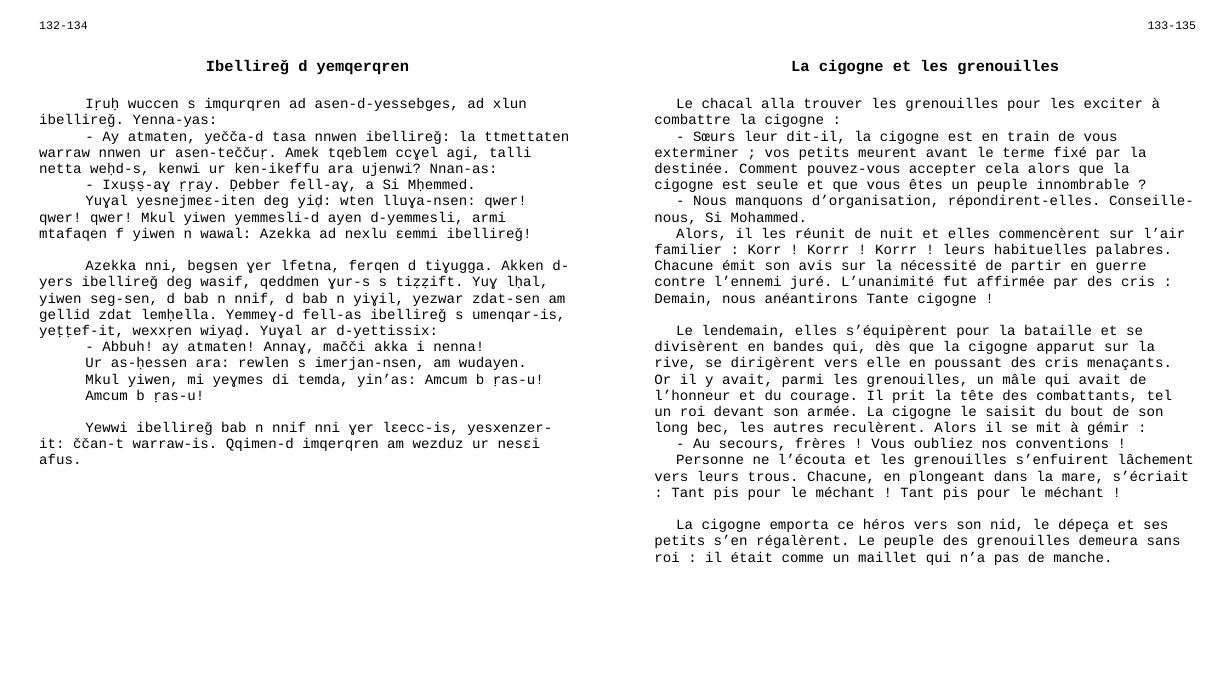
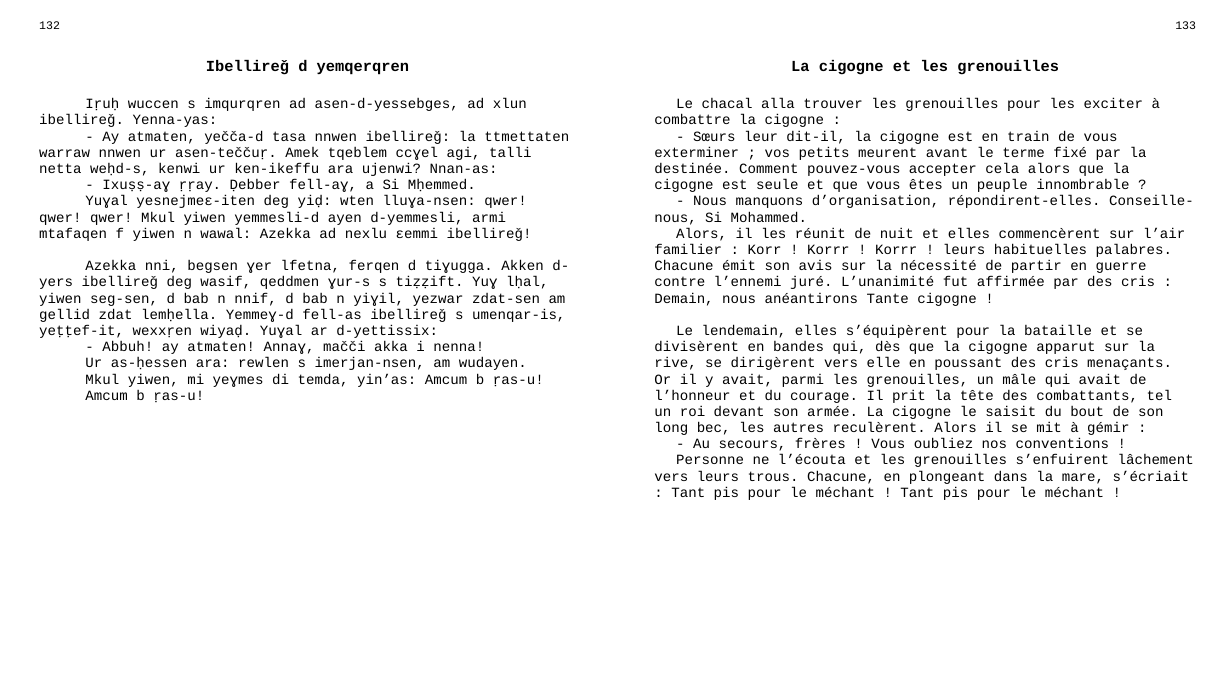
Before and after one commit to sferhah/tamacahut_n_wuccen, a slide deck: slide 60 of Uccen.ConsoleApp/uccen.pptx (slide 55 before the commit). Drawn at 1232x693 pixels with LibreOffice and Linux fonts; fonts in the diff are those of the drawing. Boxes give left, top, right and bottom in pixels: in the first picture for what was removed or moved away, otherwise in the second. Text is boxed around its words. In the diff, an @@ line names an element or a change of style, - is before the commit and + after.

```diff
--- a/Uccen.ConsoleApp/uccen.pptx
+++ b/Uccen.ConsoleApp/uccen.pptx
@@ table at (30,15,1205,668) @@
-row 1, column 1: 132-134
+row 1, column 1: 132
-row 1, column 3: 133-135
+row 1, column 3: 133
-row 3, column 1: Iṛuḥ wuccen s imqurqren ad asen-d-yessebges, ad xlun ibellireǧ. Yenna-yas: / - Ay atmaten, yečča-d tasa nnwen ibellireǧ: la ttmettaten warraw nnwen ur asen-teččuṛ. Amek tqeblem ccɣel agi, talli netta weḥd-s, kenwi ur ken-ikeffu ara ujenwi? Nnan-as: / - Ixuṣṣ-aɣ ṛṛay. Ḍebber fell-aɣ, a Si Mḥemmed. / Yuɣal yesnejmeɛ-iten deg yiḍ: wten lluɣa-nsen: qwer! qwer! qwer! Mkul yiwen yemmesli-d ayen d-yemmesli, armi mtafaqen f yiwen n wawal: Azekka ad nexlu ɛemmi ibellireǧ! / Azekka nni, begsen ɣer lfetna, ferqen d tiɣugga. Akken d-yers ibellireǧ deg wasif, qeddmen ɣur-s s tiẓẓift. Yuɣ lḥal, yiwen seg-sen, d bab n nnif, d bab n yiɣil, yezwar zdat-sen am gellid zdat lemḥella. Yemmeɣ-d fell-as ibellireǧ s umenqar-is, yeṭṭef-it, wexxṛen wiyaḍ. Yuɣal ar d-yettissix: / - Abbuh! ay atmaten! Annaɣ, mačči akka i nenna! / Ur as-ḥessen ara: rewlen s imerjan-nsen, am wudayen. / Mkul yiwen, mi yeɣmes di temda, yin’as: Amcum b ṛas-u! / Amcum b ṛas-u! / Yewwi ibellireǧ bab n nnif nni ɣer lɛecc-is, yesxenzer-it: ččan-t warraw-is. Qqimen-d imqerqren am wezduz ur nesɛi afus.
+row 3, column 1: Iṛuḥ wuccen s imqurqren ad asen-d-yessebges, ad xlun ibellireǧ. Yenna-yas: / - Ay atmaten, yečča-d tasa nnwen ibellireǧ: la ttmettaten warraw nnwen ur asen-teččuṛ. Amek tqeblem ccɣel agi, talli netta weḥd-s, kenwi ur ken-ikeffu ara ujenwi? Nnan-as: / - Ixuṣṣ-aɣ ṛṛay. Ḍebber fell-aɣ, a Si Mḥemmed. / Yuɣal yesnejmeɛ-iten deg yiḍ: wten lluɣa-nsen: qwer! qwer! qwer! Mkul yiwen yemmesli-d ayen d-yemmesli, armi mtafaqen f yiwen n wawal: Azekka ad nexlu ɛemmi ibellireǧ! / Azekka nni, begsen ɣer lfetna, ferqen d tiɣugga. Akken d-yers ibellireǧ deg wasif, qeddmen ɣur-s s tiẓẓift. Yuɣ lḥal, yiwen seg-sen, d bab n nnif, d bab n yiɣil, yezwar zdat-sen am gellid zdat lemḥella. Yemmeɣ-d fell-as ibellireǧ s umenqar-is, yeṭṭef-it, wexxṛen wiyaḍ. Yuɣal ar d-yettissix: / - Abbuh! ay atmaten! Annaɣ, mačči akka i nenna! / Ur as-ḥessen ara: rewlen s imerjan-nsen, am wudayen. / Mkul yiwen, mi yeɣmes di temda, yin’as: Amcum b ṛas-u! / Amcum b ṛas-u!
-row 3, column 3: Le chacal alla trouver les grenouilles pour les exciter à combattre la cigogne : / - Sœurs leur dit-il, la cigogne est en train de vous exterminer ; vos petits meurent avant le terme fixé par la destinée. Comment pouvez-vous accepter cela alors que la cigogne est seule et que vous êtes un peuple innombrable ? / - Nous manquons d’organisation, répondirent-elles. Conseille-nous, Si Mohammed. / Alors, il les réunit de nuit et elles commencèrent sur l’air familier : Korr ! Korrr ! Korrr ! leurs habituelles palabres. Chacune émit son avis sur la nécessité de partir en guerre contre l’ennemi juré. L’unanimité fut affirmée par des cris : Demain, nous anéantirons Tante cigogne ! / Le lendemain, elles s’équipèrent pour la bataille et se divisèrent en bandes qui, dès que la cigogne apparut sur la rive, se dirigèrent vers elle en poussant des cris menaçants. Or il y avait, parmi les grenouilles, un mâle qui avait de l’honneur et du courage. Il prit la tête des combattants, tel un roi devant son armée. La cigogne le saisit du bout de son long bec, les autres reculèrent. Alors il se mit à gémir : / - Au secours, frères ! Vous oubliez nos conventions ! / Personne ne l’écouta et les grenouilles s’enfuirent lâchement vers leurs trous. Chacune, en plongeant dans la mare, s’écriait : Tant pis pour le méchant ! Tant pis pour le méchant ! / La cigogne emporta ce héros vers son nid, le dépeça et ses petits s’en régalèrent. Le peuple des grenouilles demeura sans roi : il était comme un maillet qui n’a pas de manche.
+row 3, column 3: Le chacal alla trouver les grenouilles pour les exciter à combattre la cigogne : / - Sœurs leur dit-il, la cigogne est en train de vous exterminer ; vos petits meurent avant le terme fixé par la destinée. Comment pouvez-vous accepter cela alors que la cigogne est seule et que vous êtes un peuple innombrable ? / - Nous manquons d’organisation, répondirent-elles. Conseille-nous, Si Mohammed. / Alors, il les réunit de nuit et elles commencèrent sur l’air familier : Korr ! Korrr ! Korrr ! leurs habituelles palabres. Chacune émit son avis sur la nécessité de partir en guerre contre l’ennemi juré. L’unanimité fut affirmée par des cris : Demain, nous anéantirons Tante cigogne ! / Le lendemain, elles s’équipèrent pour la bataille et se divisèrent en bandes qui, dès que la cigogne apparut sur la rive, se dirigèrent vers elle en poussant des cris menaçants. Or il y avait, parmi les grenouilles, un mâle qui avait de l’honneur et du courage. Il prit la tête des combattants, tel un roi devant son armée. La cigogne le saisit du bout de son long bec, les autres reculèrent. Alors il se mit à gémir : / - Au secours, frères ! Vous oubliez nos conventions ! / Personne ne l’écouta et les grenouilles s’enfuirent lâchement vers leurs trous. Chacune, en plongeant dans la mare, s’écriait : Tant pis pour le méchant ! Tant pis pour le méchant !
```
Also in this commit, not shown: 7 other slides changed, 7 slides added, 2 other files.
